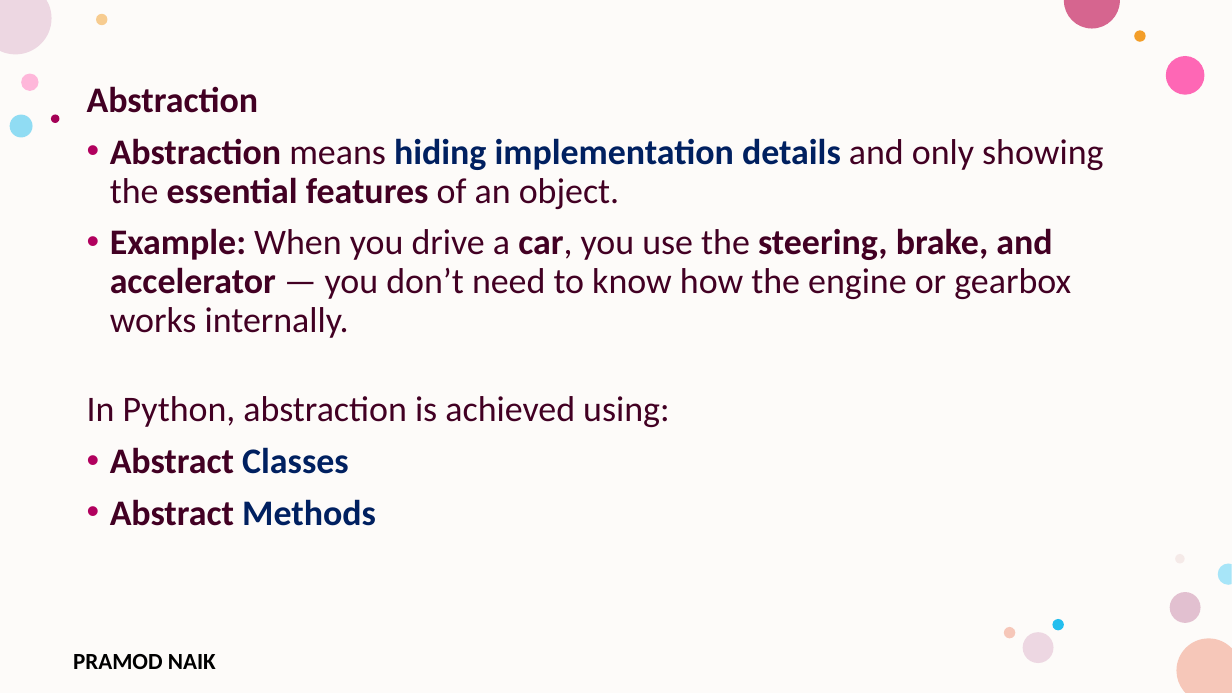
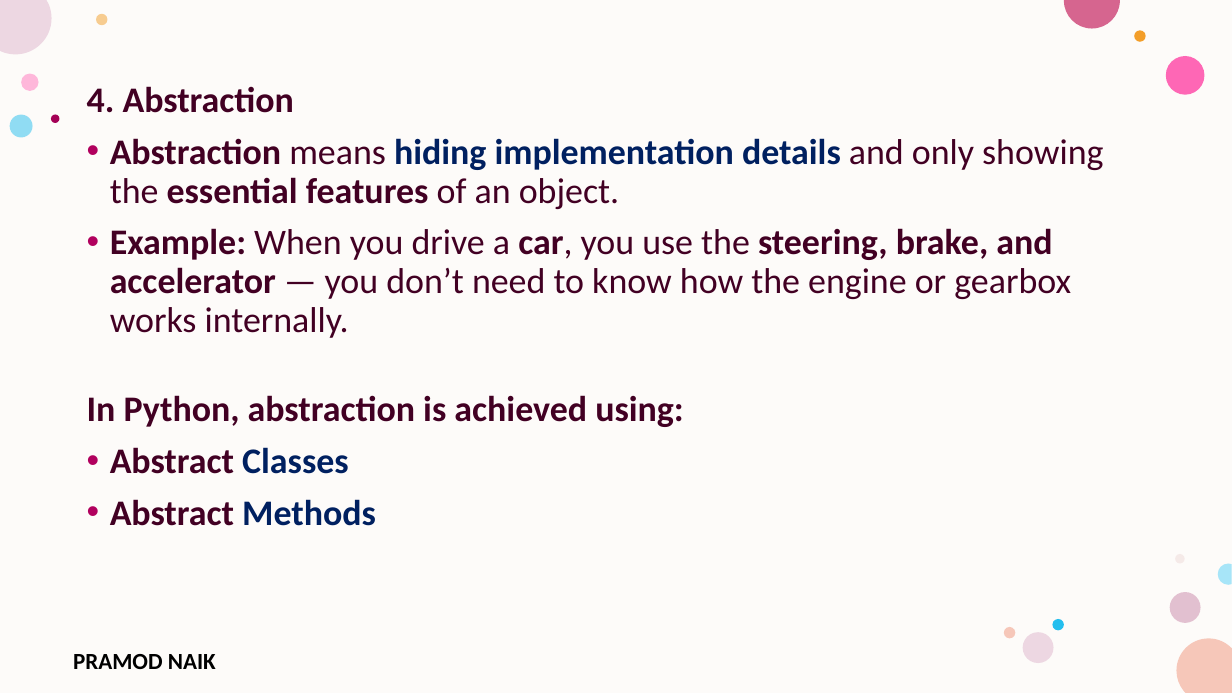
Before and after one commit to PRAMODNAIK-DEV/Backend-Dev-using-Python-FastAPI, a slide deck: slide 46 of Python Fundamentals/Collections and Classes.pptx (slide 41 before the commit). Drawn at 1232x693 pixels with LibreOffice and Linux fonts; fonts in the diff are those of the drawing; background and template pictures are left out. Boxes give left, top, right and bottom in pixels: in the first picture for what was removed or moved away, otherwise in the second. Text is boxed around its words. In the diff, an @@ line names an element or a change of style, - is before the commit and + after.

Commit message:
Abstraction

```diff
--- a/Python Fundamentals/Collections and Classes.pptx
+++ b/Python Fundamentals/Collections and Classes.pptx
@@ text at (x1=87, y1=86, x2=294, y2=113): text changed @@
-Abstraction
+4. Abstraction
@@ text at (x1=87, y1=395, x2=684, y2=427): bold on in "In Python, abstraction is achieved using:" @@
```
Also in this commit, not shown: 12 other slides changed, 10 slides added, 3 other files.
